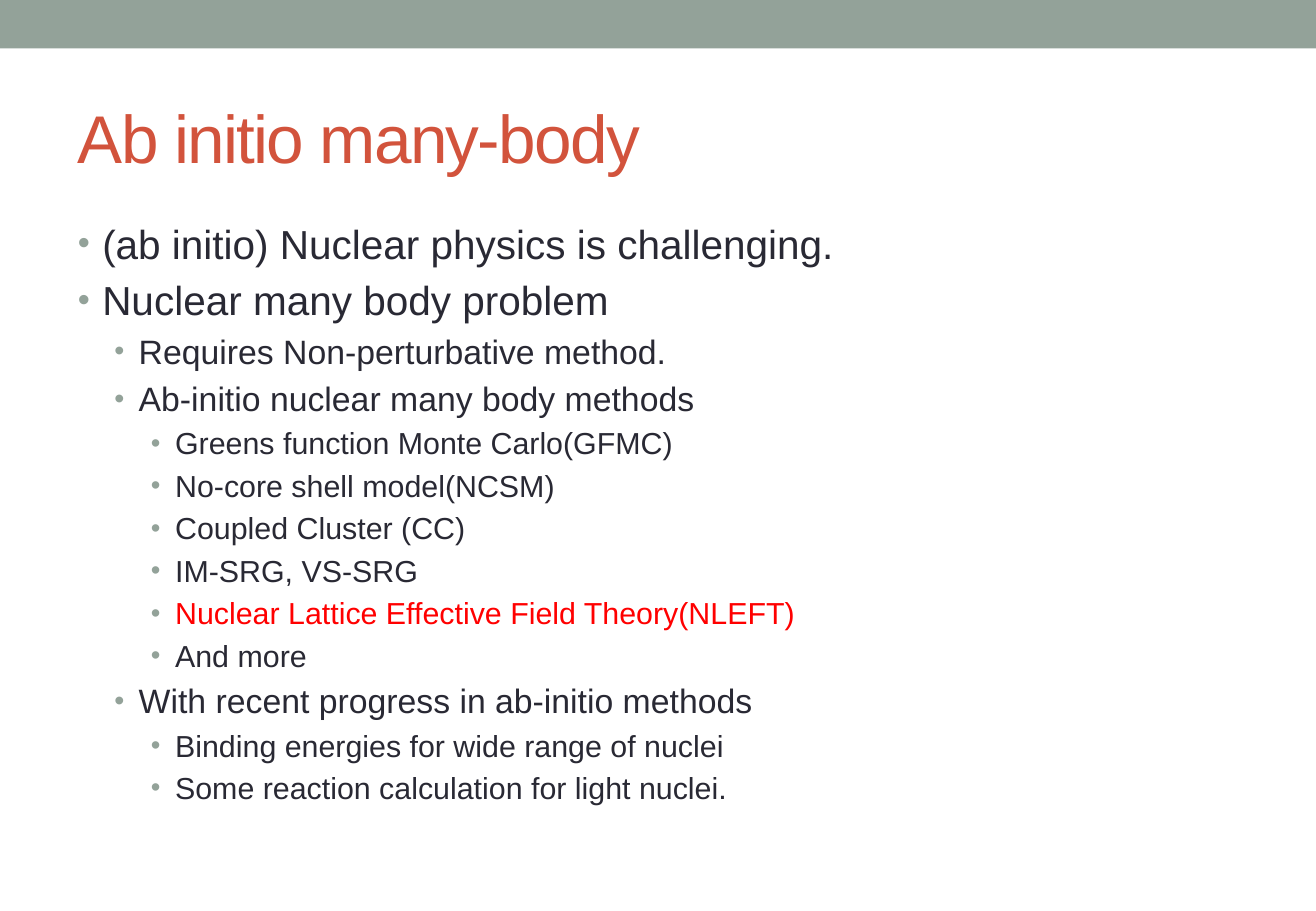
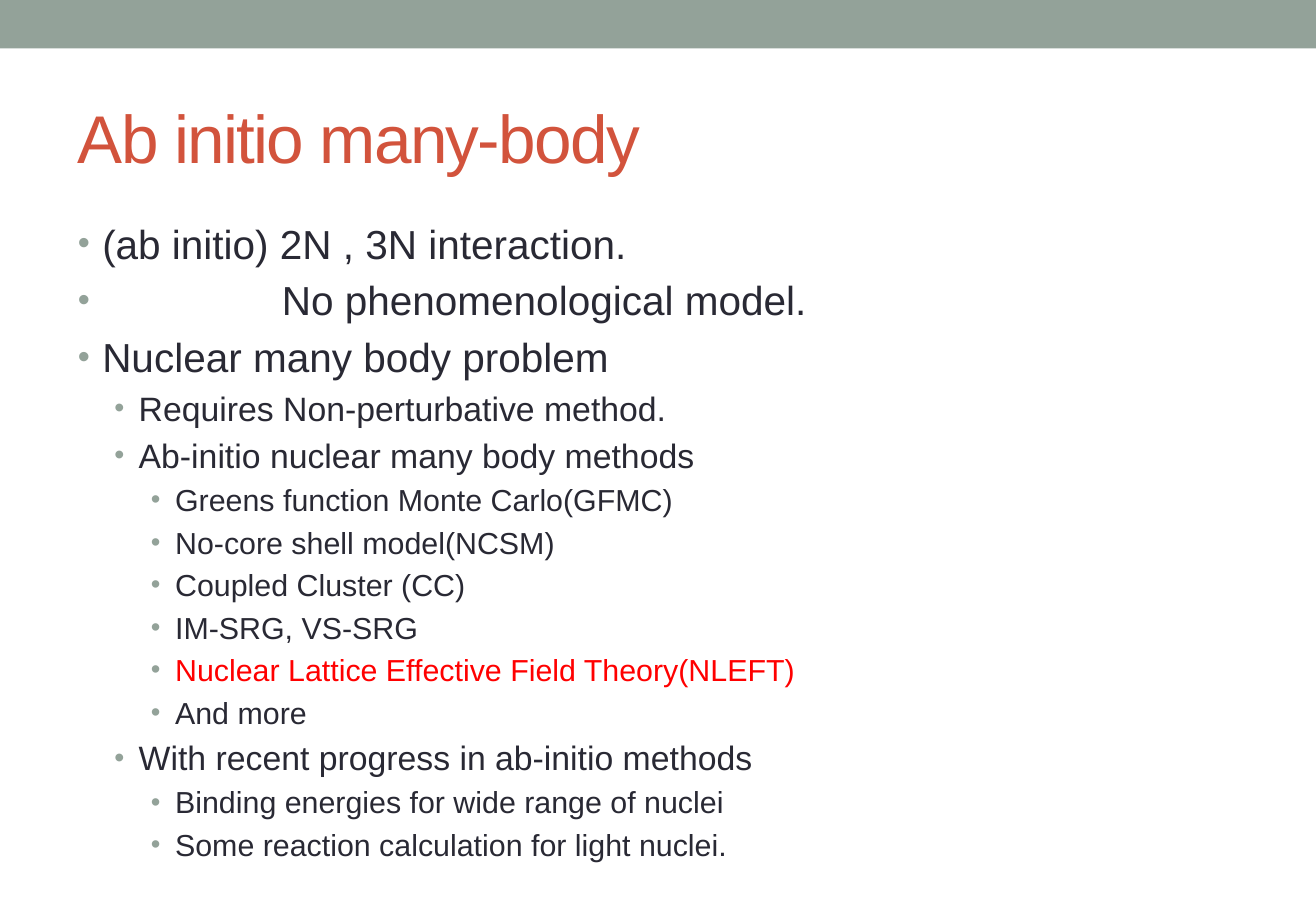
Before and after one commit to alphacentaury-github/NPSS2020, a slide deck: slide 3 of 20230419_KPS_송영호.pptx. Drawn at 1316x911 pixels with LibreOffice and Linux fonts; fonts in the diff are those of the drawing. Boxes give left, top, right and bottom in pixels: in the first picture for what was removed or moved away, otherwise in the second. Text is boxed around its words. In the diff, an @@ line names an element or a change of style, - is before the commit and + after.

```diff
--- a/20230419_KPS_송영호.pptx
+++ b/20230419_KPS_송영호.pptx
@@ text at box(102, 229, 806, 323): text changed @@
-• (ab initio) Nuclear physics is challenging.
+• (ab initio) 2N , 3N interaction.
+• No phenomenological model.
```
Also in this commit, not shown: 1 other slide changed, 1 slide added, 1 slide removed, 1 other file.
